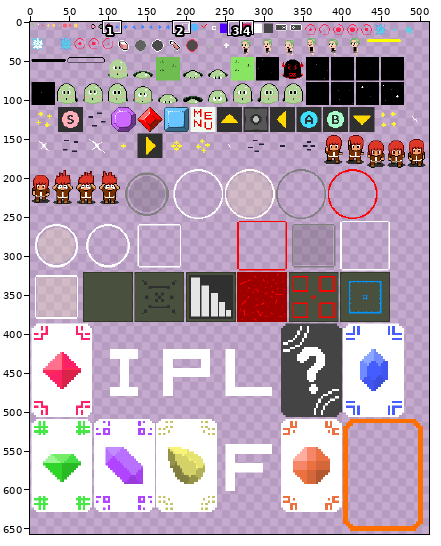
Two states of a sprite sheet, cocos2dx_playground/Resources/textures/texture_001.png. The picture above shows the old version from afar; the outline marks the close-up.
Close-up. Before:
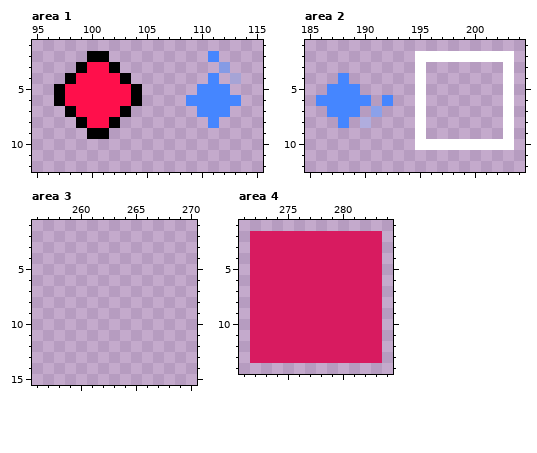
The file is 512x1024 pixels. Colours within 5 levels of each other are drawn and written as one. Shown: area 1: x 95..115, y 1..12; area 2: x 185..204, y 1..12; area 3: x 256..270, y 1..15; area 4: x 271..284, y 1..14. The wide view leaves out empty margins. The commit also changed other parts of the picture, which this record leaves out.
And afterwards:
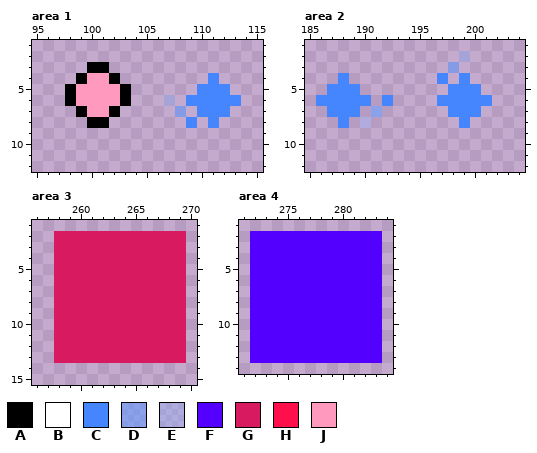
Palette (. is transparent): A #000000  B #ffffff  C #4586ff  D #639aff96  E #8ab3ff5a  F #5400ff  G #d81b60  H #ff0f4b  J #ff99bd
The exact change:
Changed rows in their new state; - is an unchanged pixel.
Area 1:
first column x 97:
 2 ---..---------.--
 3 --.AA.---------.-
 4 -.AJJA.---------.
 5 .AJJJJA.---------
 6 .AJJJJA.--E------
 7 -.AJJA.----D-----
 8 --.AA.------C----
 9 ---..------------
Area 2:
first column x 195:
 2 ....E....
 3 .--D----.
 4 .-C-C---.
 5 .--CCC--.
 6 .-CCCCC-.
 7 .--CCC--.
 8 .---C---.
 9 .-------.
10 .........
Area 3:
first column x 258:
 2 GGGGGGGGGGGG
 3 GGGGGGGGGGGG
 4 GGGGGGGGGGGG
 5 GGGGGGGGGGGG
 6 GGGGGGGGGGGG
 7 GGGGGGGGGGGG
 8 GGGGGGGGGGGG
 9 GGGGGGGGGGGG
10 GGGGGGGGGGGG
11 GGGGGGGGGGGG
12 GGGGGGGGGGGG
13 GGGGGGGGGGGG
Area 4:
first column x 272:
 2 FFFFFFFFFFFF
 3 FFFFFFFFFFFF
 4 FFFFFFFFFFFF
 5 FFFFFFFFFFFF
 6 FFFFFFFFFFFF
 7 FFFFFFFFFFFF
 8 FFFFFFFFFFFF
 9 FFFFFFFFFFFF
10 FFFFFFFFFFFF
11 FFFFFFFFFFFF
12 FFFFFFFFFFFF
13 FFFFFFFFFFFF
Changed places in both close-ups, as pixel boxes (x1, y1, x2, y2):
changed: (54, 51, 241, 139)
changed: (415, 51, 514, 150)
added: (54, 231, 186, 363)
changed: (250, 231, 382, 363)
